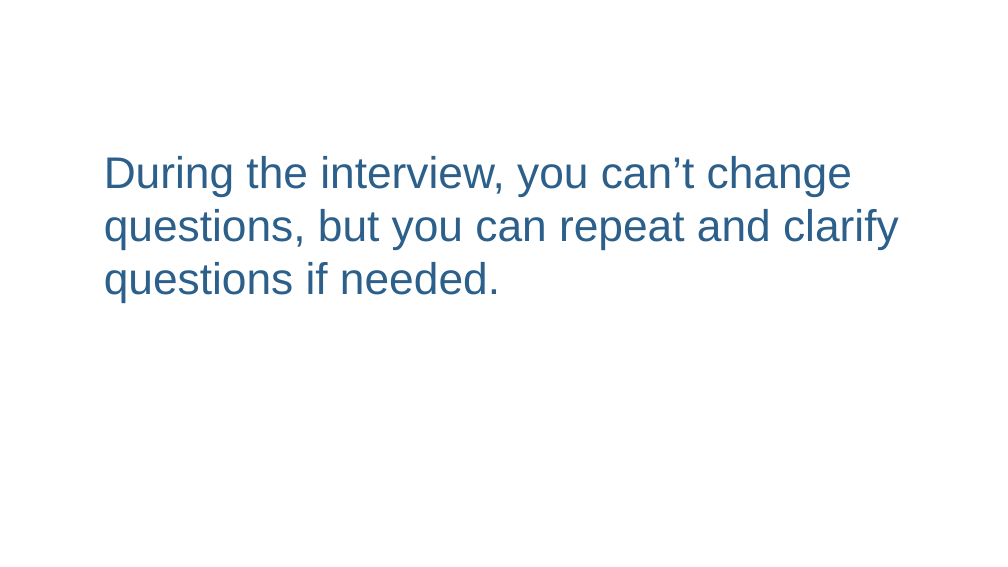
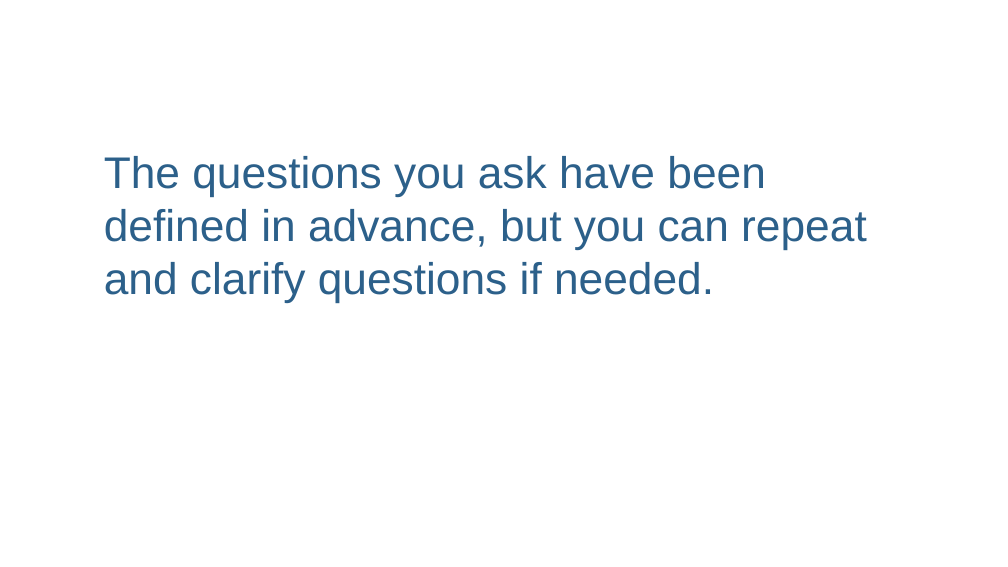
Before and after one commit to usds/SME-QA-Website, a slide deck: slide 8 of toolkit/phone-assessment-interviews/phone-interview-training-presentation.pptx (slide 10 before the commit). Drawn at 1008x567 pixels with LibreOffice and Linux fonts; fonts in the diff are those of the drawing. Boxes give left, top, right and bottom in pixels: in the first picture for what was removed or moved away, otherwise in the second. Text is boxed around its words. In the diff, an @@ line names an element or a change of style, - is before the commit and + after.

```diff
--- a/toolkit/phone-assessment-interviews/phone-interview-training-presentation.pptx
+++ b/toolkit/phone-assessment-interviews/phone-interview-training-presentation.pptx
@@ title at [104,156,867,302]: text changed @@
-During the interview, you can’t change questions, but you can repeat and clarify questions if needed.
+The questions you ask have been defined in advance, but you can repeat and clarify questions if needed.
```
Also in this commit, not shown: 12 other slides changed, 4 slides added, 6 slides removed, 3 other files.
